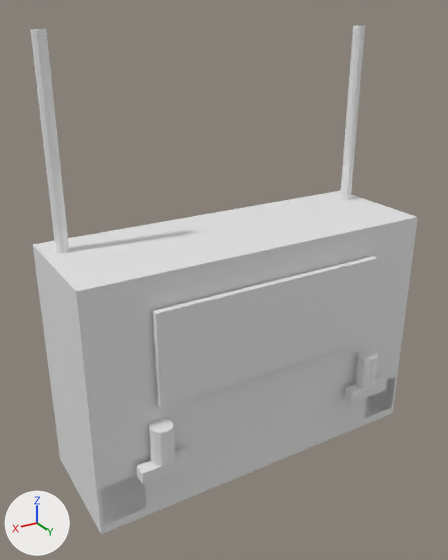
Before and after pictures for a commit that changed the FBX model Assets/models/weapons/rc_transmitter.fbx.
Before and after are seen from a camera (50 mm lens) standing at (0.129, 0.178, 0.132) and looking at (0.008, -0.023, 0.031). Lighting does not change. The marker at lower left points along +X, +Y and +Z. The first picture is the older version. Where no turn or scale is listed for an object, it has been applied to the vertices.

In view in the first picture: 'RC_Transmitter.001'.
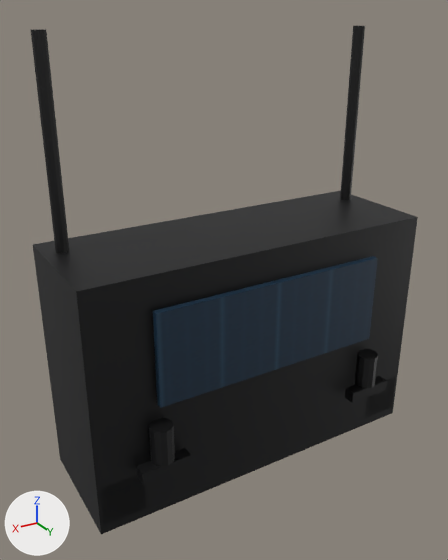
Edits to the bpy script that builds the scene:
```text
Add img_rc_antenna_color_png:
    img_rc_antenna_color_png = load_image('rc_antenna_color.png', '../../materials/weapons/rc_antenna_color.png', 256, 256, 'sRGB')
Add img_rc_screen_color_png:
    img_rc_screen_color_png = load_image('rc_screen_color.png', '../../materials/weapons/rc_screen_color.png', 256, 256, 'sRGB')
Add img_rc_polymer_color_png:
    img_rc_polymer_color_png = load_image('rc_polymer_color.png', '../../materials/weapons/rc_polymer_color.png', 256, 256, 'sRGB')
Change mat_rc_polymer:
    remove mat_rc_polymer.base_color = (0.8, 0.8, 0.8)  # white #e7e7e7
    add mat_rc_polymer.texture = img_rc_polymer_color_png
Change mat_rc_screen:
    remove mat_rc_screen.base_color = (0.8, 0.8, 0.8)  # white #e7e7e7
    add mat_rc_screen.texture = img_rc_screen_color_png
Change mat_rc_antenna:
    remove mat_rc_antenna.base_color = (0.8, 0.8, 0.8)  # white #e7e7e7
    add mat_rc_antenna.texture = img_rc_antenna_color_png
```

Pixel boxes (x1, y1, x2, y2) of what changed, in the pictures (448 x 560 px):
'RC_Transmitter.001', surface changed (white to black): (31, 25, 418, 534) in both
